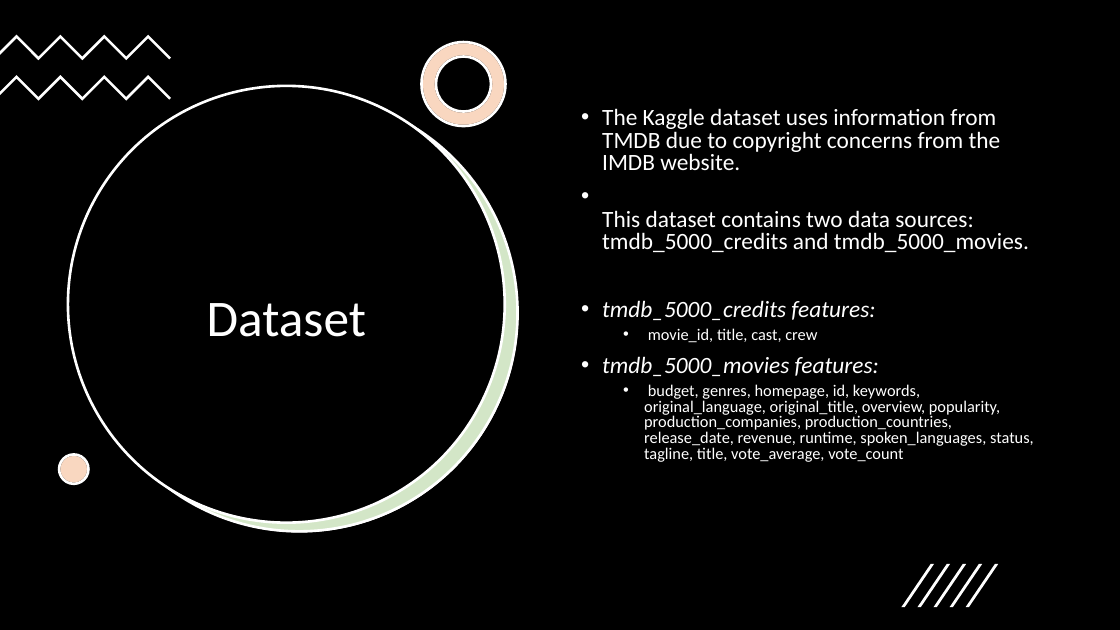
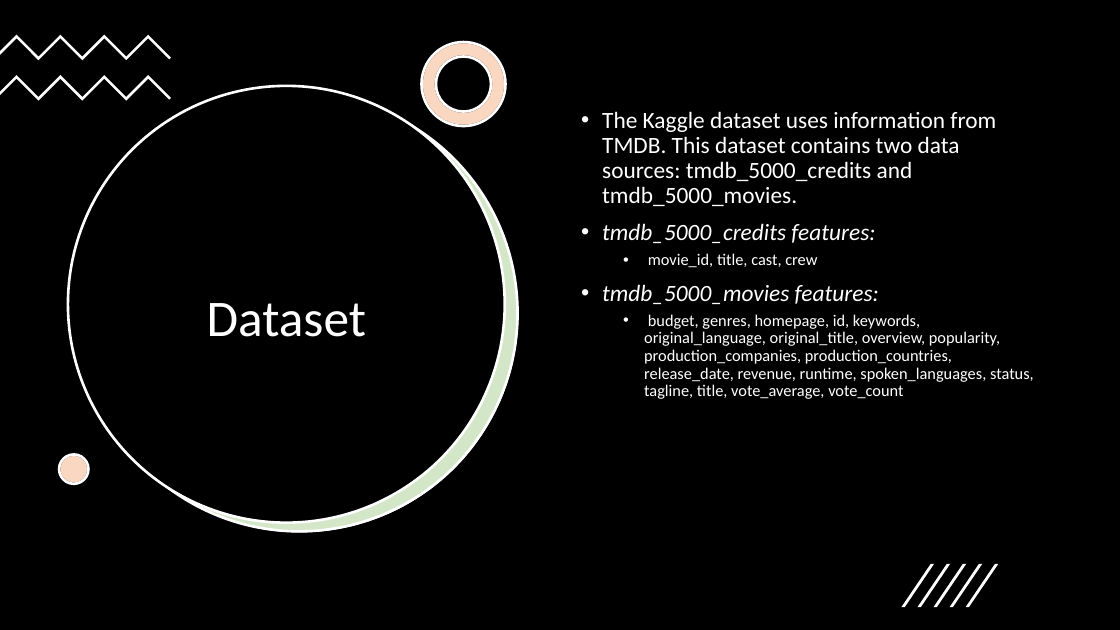
Before and after one commit to zach-hb/Movies-You-Should-Watch, a slide deck: slide 4 of Predicting a Movie's Success Before Release.pptx. Drawn at 1120x630 pixels with LibreOffice and Linux fonts; fonts in the diff are those of the drawing. Boxes give left, top, right and bottom in pixels: in the first picture for what was removed or moved away, otherwise in the second. Text is boxed around its words. In the diff, an @@ line names an element or a change of style, - is before the commit and + after.

```diff
--- a/Predicting a Movie's Success Before Release.pptx
+++ b/Predicting a Movie's Success Before Release.pptx
@@ text at (x1=602, y1=111, x2=996, y2=206): text changed @@
-• The Kaggle dataset uses information from TMDB due to copyright concerns from the IMDB website.
-• This dataset contains two data sources: tmdb_5000_credits and tmdb_5000_movies.
+• The Kaggle dataset uses information from TMDB. This dataset contains two data sources: tmdb_5000_credits and tmdb_5000_movies.
@@ text at (x1=602, y1=223, x2=1034, y2=399): line spacing 0.8 to 0.9 @@
```
Also in this commit, not shown: 7 other slides changed, 5 slides added, 6 slides removed.
